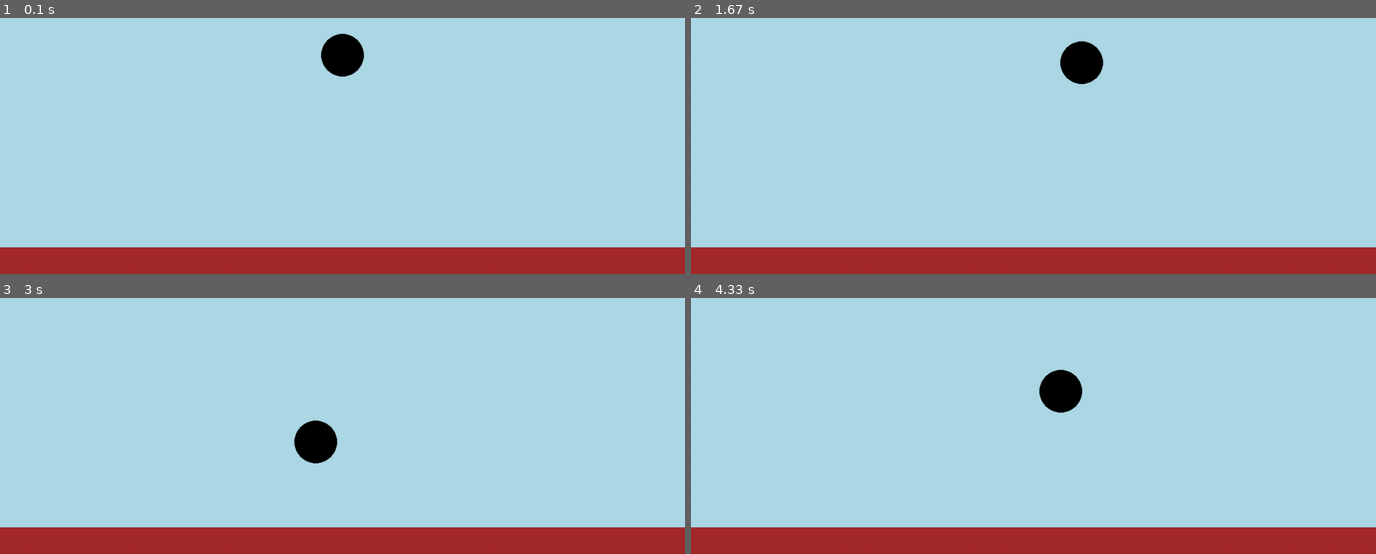
Above: before the commit, frames 1-4 (two rows, left to right).
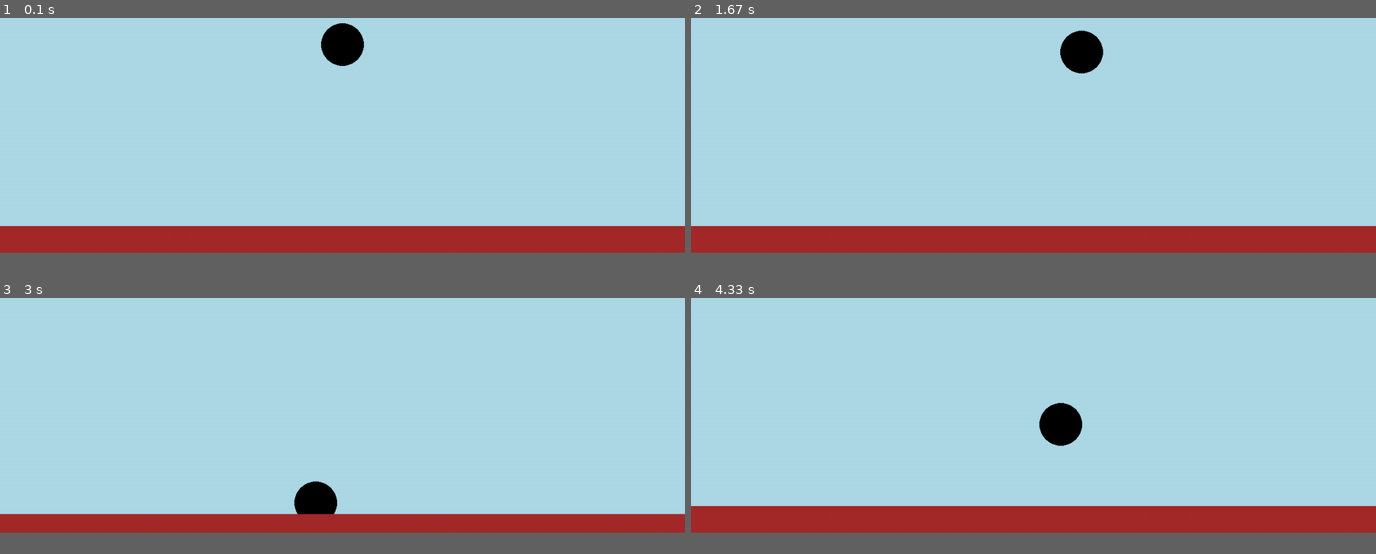
Above: after the commit, the same moments.

Repository: sandhyarottoo/phys-hackathon-2023
Game: pygame game, started from bouncyPaddlePowerUp.py
Same seed, same stepped clock (60 frames per second), same inputs: the game is played once before the commit and once after it.
Inputs:
- Up to frame 1 (0.1 s): no input
- Up to frame 2 (1.67 s): tap Space at 0.33, 0.73, 1.03, 1.23, 1.57 s; hold W 1.17-1.47 s; hold D from 1.5 s (still down)
- Up to frame 3 (3 s): tap Space at 1.87, 2.07, 2.37, 2.63, 2.97 s; release D at 1.97 s; hold A 2-2.53 s; hold S 2.57-2.87 s; hold A from 2.9 s (still down)
- Up to frame 4 (4.33 s): tap Space at 3.27, 3.4, 3.8, 4.1 s; release A at 3.3 s; hold W 3.33-3.7 s; hold D from 3.73 s (still down)
The window is 900x576 before the commit and 900x548 after it. Grey fills any space a smaller window leaves; there, only what the larger window draws over its background counts as a difference.

The runs differ from the first frame. In frame 1, 8.9% of the frame differs, in the area x 0-100%, y 2-90%; in frame 2, 8.9%; in frame 3, 6.9%; in frame 4, 9.8%, in the area x 0-100%, y 27-90%.

Commit message:
bouncyPaddlePowerUp is a simple representation of our first power up idea where you get to slingshot the ball back with extra force

Diff:
--- a/pyGameTest.py
+++ b/bouncyPaddlePowerUp.py
@@ -22,7 +22,7 @@
     # pygame setup
     pygame.init()
     width = 1280
-    height = 820
+    height = 780
     screen = pygame.display.set_mode((width, height))
     clock = pygame.time.Clock()
     running = True
@@ -37,9 +37,15 @@
 
     gravity = False
 
-    ground_height = 50
-    ground_boundary = height - ground_height
-    ground = pygame.Rect(0, ground_boundary, width, ground_height)
+    ground_og_height = 50
+    ground_boundary = height - ground_og_height
+    ground = pygame.Rect(0, ground_boundary, width, ground_og_height)
+    ground_disp = 0
+    ground_vel = 0
+    #setting ground spring qualities
+    k = 100 #spring const
+    launch_factor = 1.05
+    collision = False
 
     while running:
         # poll for events
@@ -65,6 +71,8 @@
 
         if gravity:
 
+            # handle ball collisions
+
             if (player_pos.x >= width - radius):
                 player_pos.x = width - radius
                 player_vel.x *= -1
@@ -72,10 +80,29 @@
                 player_pos.x = radius
                 player_vel.x *= -1
 
-            if player_pos.y >= ground_boundary - radius:
-                player_pos.y = ground_boundary - radius
+            #bouncy ground
 
-                player_vel.y *= -1
+            if (collision == False) and (player_pos.y >= ground_boundary - radius):
+                player_pos.y = ground.y - radius
+                collision = True
+                ground_vel = 150
+
+            if collision:
+                player_pos.y = ground.y - radius
+                ground_disp += ground_vel*dt
+                ground_vel += -k*ground_disp*dt
+                #ground_vel *= d
+                ground.y = ground_boundary + ground_disp
+
+                if ground_disp <= 0:
+                    ground.y = ground_boundary
+                    player_pos.y = ground_boundary - radius - 1
+                    player_vel.y *= -launch_factor
+                    ground_vel = 0
+                    ground_disp = 0
+                    collision = False
+
+            #update ball motion
 
             forces.append(gravForce(player_mass))
             player_pos += player_vel*dt
@@ -84,6 +111,8 @@
             player_acc.x = 0
             player_acc.y = 0
             player_acc = applyForce(player_acc, player_mass, forces)
+
+            #update ground motion if applicable
 
 
         else:
